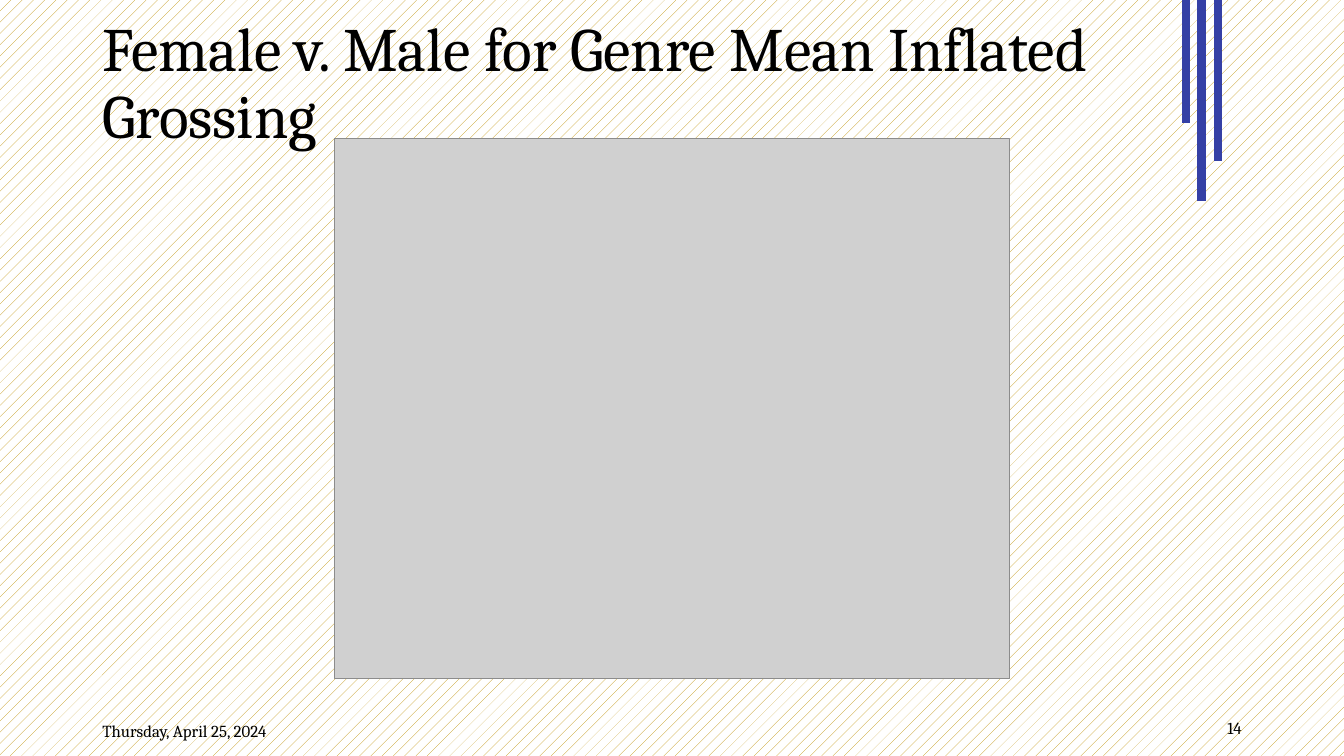
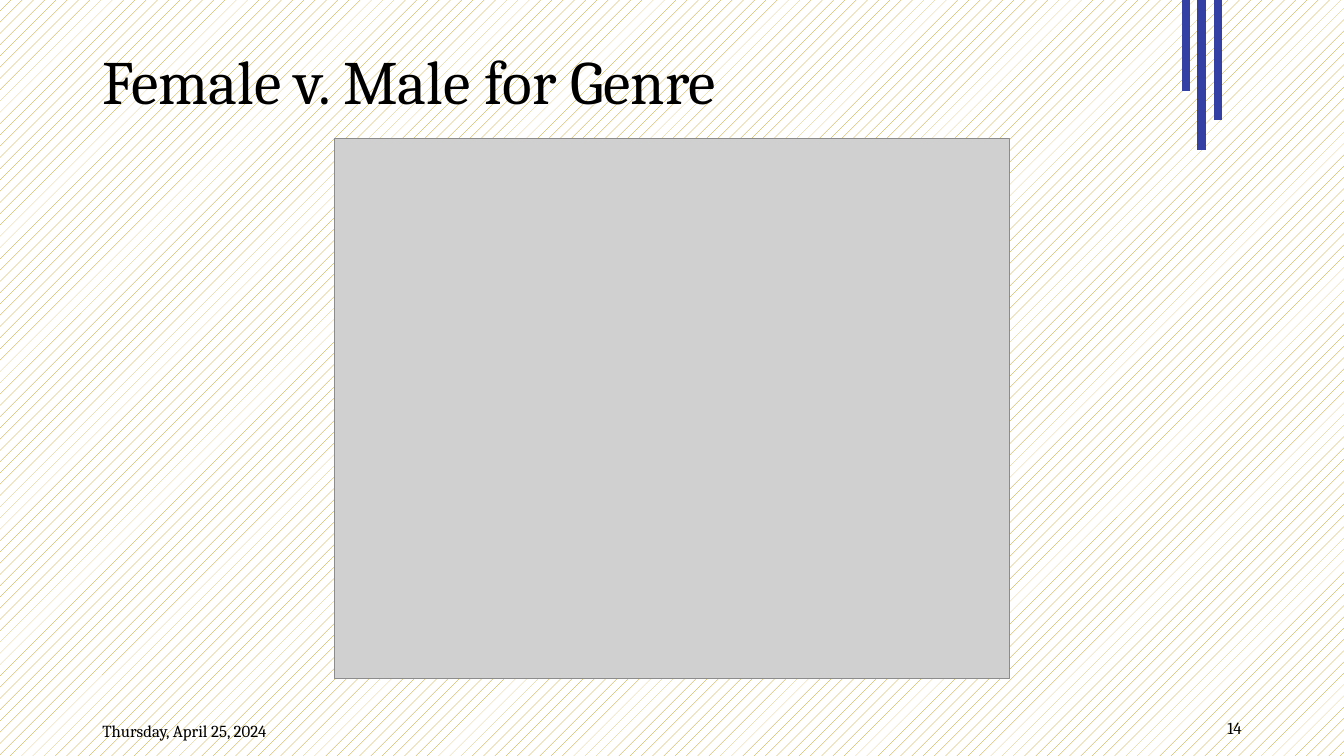
Before and after one commit to Data2401/final-project-fall-2024-classic-films, a slide deck: slide 14 of Slides.pptx. Drawn at 1344x756 pixels with LibreOffice and Linux fonts; fonts in the diff are those of the drawing; grey boxes stand for pictures; background and template pictures are left out. Boxes give left, top, right and bottom in pixels: in the first picture for what was removed or moved away, otherwise in the second. Text is boxed around its words. In the diff, an @@ line names an element or a change of style, - is before the commit and + after.

```diff
--- a/Slides.pptx
+++ b/Slides.pptx
@@ line moved from (1202, 202) - (1202, 0) to (1187, 92) - (1187, 0) @@
@@ line moved from (1219, 161) - (1219, 0) to (1202, 150) - (1202, 0) @@
@@ line moved from (1187, 123) - (1187, 0) to (1219, 120) - (1219, 0) @@
@@ title at <box>102,48,715,118</box>: text changed @@
-Female v. Male for Genre Mean Inflated Grossing
+Female v. Male for Genre
```
Also in this commit, not shown: 13 other slides changed, 2 slides added, 3 slides removed, 2 other files.
